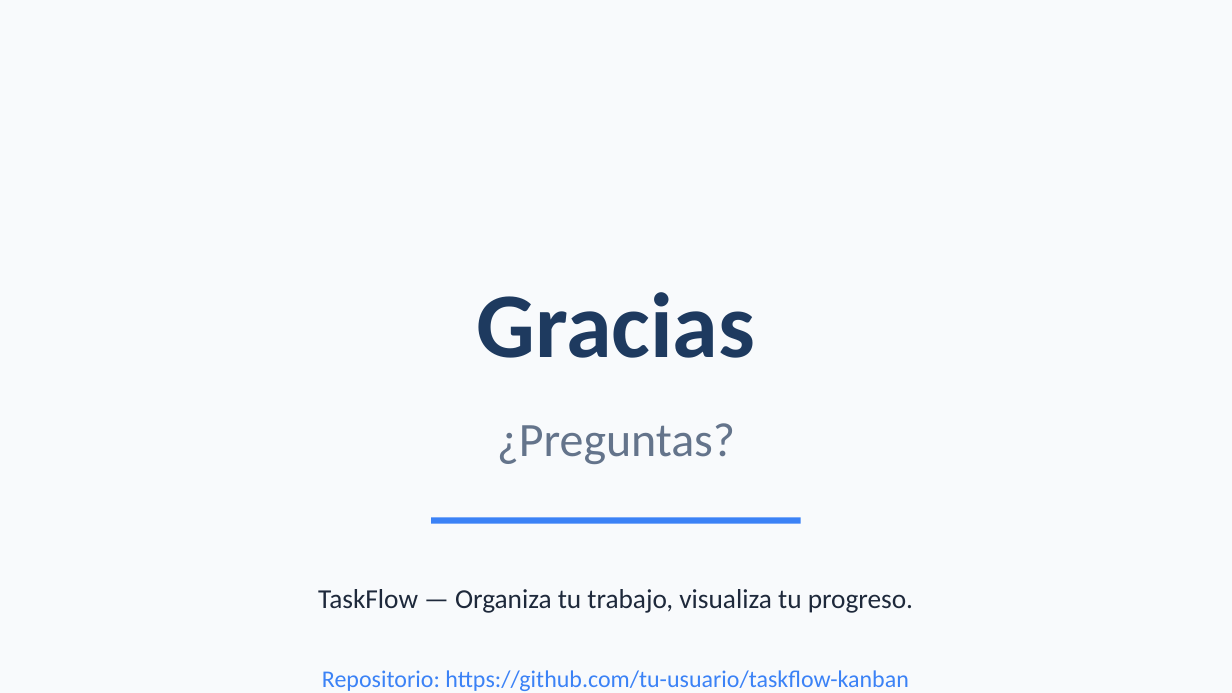
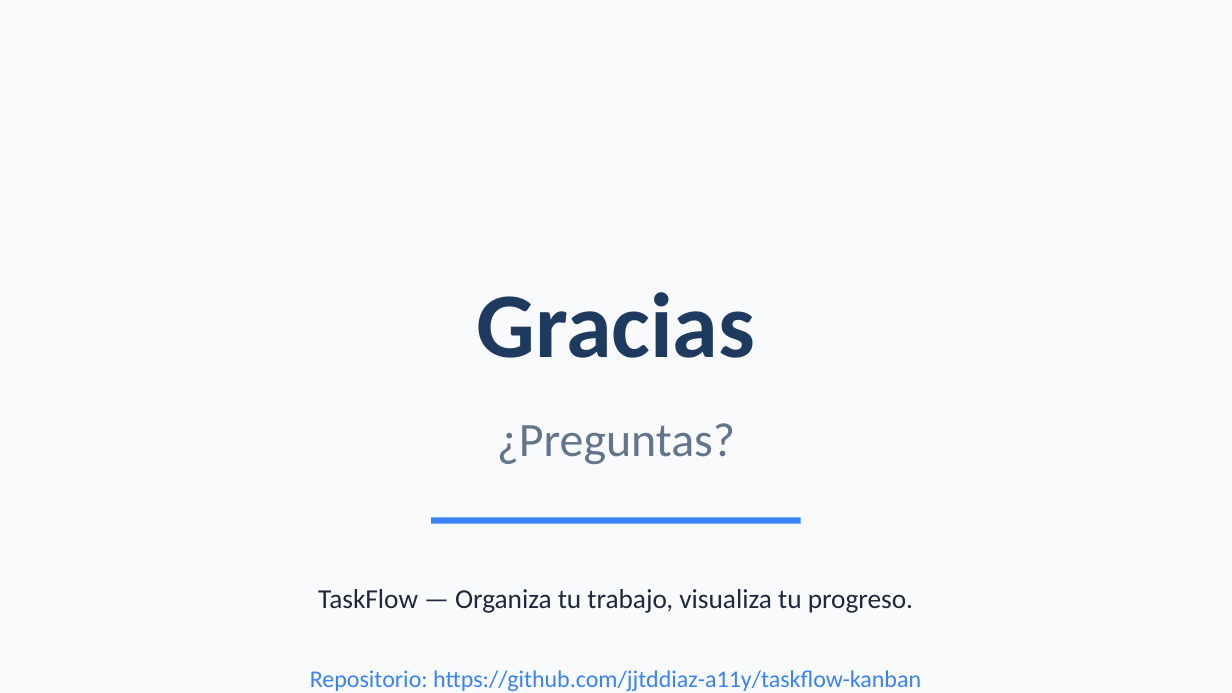
Before and after one commit to jjtddiaz-a11y/taskflow-kanban, a slide deck: slide 9 of Documentacion/06 - Presentacion Final con Demo.pptx. Drawn at 1232x693 pixels with LibreOffice and Linux fonts; fonts in the diff are those of the drawing. Boxes give left, top, right and bottom in pixels: in the first picture for what was removed or moved away, otherwise in the second. Text is boxed around its words. In the diff, an @@ line names an element or a change of style, - is before the commit and + after.

```diff
--- a/Documentacion/06 - Presentacion Final con Demo.pptx
+++ b/Documentacion/06 - Presentacion Final con Demo.pptx
@@ text at <box>310,670,921,691</box>: text changed @@
-Repositorio: https://github.com/tu-usuario/taskflow-kanban
+Repositorio: https://github.com/jjtddiaz-a11y/taskflow-kanban
```
Also in this commit, not shown: 4 other slides changed, 8 other files.
